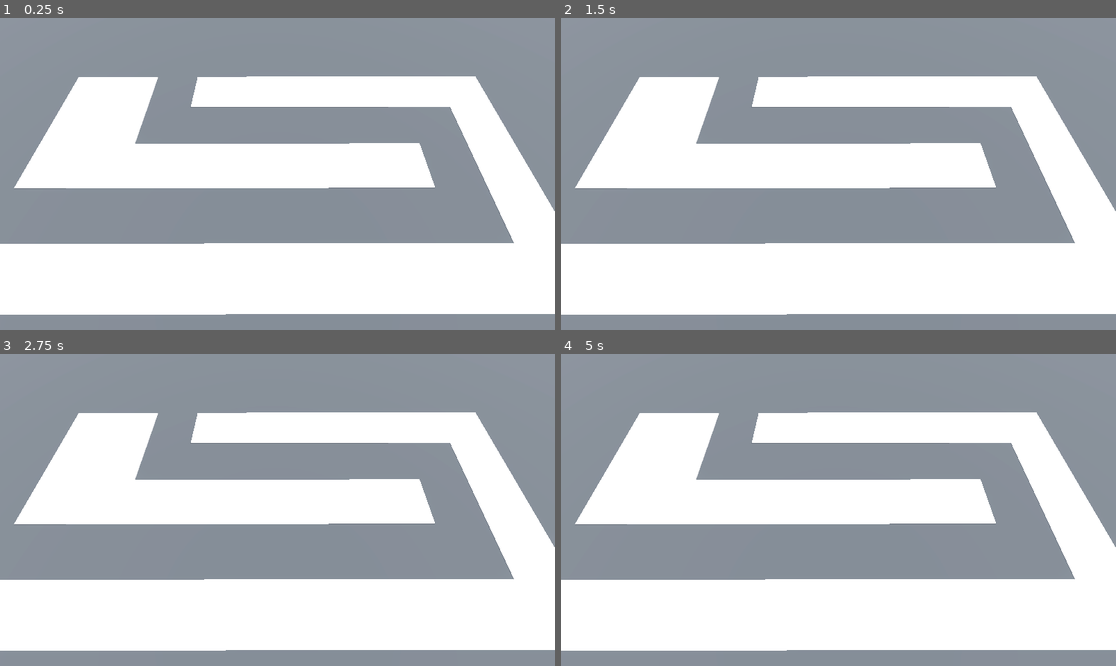
Above: before the commit, frames 1-4 (two rows, left to right).
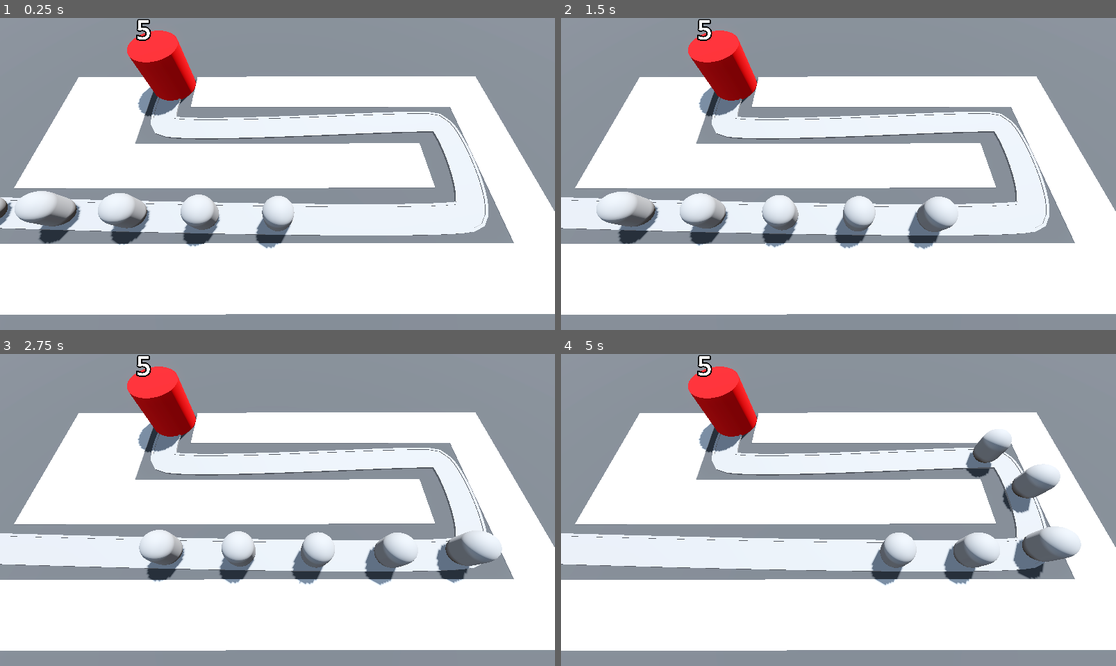
Above: after the commit, the same moments.

Repository: fFukurou/ProjectBlaster
Game: Godot game, scene res://BaseLevel.tscn
The game is run twice, just before and just after one commit, with the same random seed, the same clock (stepped at 60 frames per second) and the same inputs. Before the commit the project has no main scene; this scene is started directly in both runs.
Inputs:
- Up to frame 1 (0.25 s): no input
- Up to frame 2 (1.5 s): no input
- Up to frame 3 (2.75 s): no input
- Up to frame 4 (5 s): no input

The runs differ from the first frame. In frame 1, 17% of the frame differs, in the area x 0-88%, y 0-74%; in frame 2, 17%; in frame 3, 17%; in frame 4, 18%, in the area x 0-94%, y 0-75%.

Commit message:
created base, enemy, base health...

Diff:
--- /dev/null
+++ b/Base/base.gd
@@ -0,0 +1,24 @@
+extends Node3D
+
+@export var max_health: int = 5
+
+var current_health: int:
+	set(health_in):
+		current_health = health_in
+		print("health was changed")
+		label_3d.text = str(current_health)
+		if current_health < 1:
+			get_tree().reload_current_scene()
+
+
+
+
+@onready var label_3d: Label3D = $Label3D
+
+func _ready() -> void:
+	current_health = max_health
+
+
+func take_damage() -> void:
+	print("damage dealt to base! ")
+	self.current_health -= 1
--- /dev/null
+++ b/Base/base.tscn
@@ -0,0 +1,24 @@
+[gd_scene load_steps=3 format=3 uid="uid://c0o5gvdayjtv8"]
+
+[ext_resource type="Script" path="res://Base/base.gd" id="1_shdvu"]
+
+[sub_resource type="StandardMaterial3D" id="StandardMaterial3D_vmedr"]
+albedo_color = Color(0.886275, 0, 0.0196078, 1)
+
+[node name="Base" type="Node3D" groups=["base"]]
+transform = Transform3D(1, 0, 0, 0, 1, 0, 0, 0, 1, -10.02, 0, -6.771)
+script = ExtResource("1_shdvu")
+
+[node name="CSGCylinder3D" type="CSGCylinder3D" parent="."]
+transform = Transform3D(1, 0, 0, 0, 1, 0, 0, 0, 1, 0, 2, 0)
+radius = 2.0
+height = 4.0
+sides = 32
+material = SubResource("StandardMaterial3D_vmedr")
+
+[node name="Label3D" type="Label3D" parent="."]
+transform = Transform3D(1, 0, 0, 0, 1, 0, 0, 0, 1, 0, 5.25, 0)
+billboard = 1
+text = "Health"
+font_size = 400
+outline_size = 80
--- a/BaseLevel.tscn
+++ b/BaseLevel.tscn
@@ -1,6 +1,8 @@
-[gd_scene load_steps=7 format=3 uid="uid://ed8oybvj24yl"]
+[gd_scene load_steps=9 format=3 uid="uid://ed8oybvj24yl"]
 
 [ext_resource type="MeshLibrary" uid="uid://b14y56dyy8y4r" path="res://MeshLibraries/SpaceLibrary.tres" id="1_8plsj"]
+[ext_resource type="PackedScene" uid="uid://xgqiqel5mbqu" path="res://Enemy/enemy.tscn" id="2_653x6"]
+[ext_resource type="PackedScene" uid="uid://c0o5gvdayjtv8" path="res://Base/base.tscn" id="3_dv1gu"]
 
 [sub_resource type="ProceduralSkyMaterial" id="ProceduralSkyMaterial_e34pd"]
 sky_horizon_color = Color(0.64625, 0.65575, 0.67075, 1)
@@ -54,14 +56,62 @@
 [node name="Path3D" type="Path3D" parent="."]
 curve = SubResource("Curve3D_t0nvv")
 
-[node name="CSGPolygon3D" type="CSGPolygon3D" parent="Path3D"]
+[node name="Road" type="CSGPolygon3D" parent="Path3D"]
+polygon = PackedVector2Array(-1, 0, -1, 0.1, 1, 0.1, 1, 0)
 mode = 2
-path_node = NodePath("")
+path_node = NodePath("..")
 path_interval_type = 0
-path_interval = 1.0
+path_interval = 0.5
 path_simplify_angle = 0.0
 path_rotation = 2
 path_local = false
 path_continuous_u = true
 path_u_distance = 1.0
 path_joined = false
+
+[node name="RightEdge" type="CSGPolygon3D" parent="Path3D"]
+polygon = PackedVector2Array(0.9, 0, 0.9, 0.15, 1.1, 0.15, 1.1, 0)
+mode = 2
+path_node = NodePath("..")
+path_interval_type = 0
+path_interval = 0.5
+path_simplify_angle = 0.0
+path_rotation = 2
+path_local = false
+path_continuous_u = true
+path_u_distance = 1.0
+path_joined = false
+
+[node name="LeftEdge" type="CSGPolygon3D" parent="Path3D"]
+polygon = PackedVector2Array(-1.1, 0, -1.1, 0.15, -0.9, 0.15, -0.9, 0)
+mode = 2
+path_node = NodePath("..")
+path_interval_type = 0
+path_interval = 0.5
+path_simplify_angle = 0.0
+path_rotation = 2
+path_local = false
+path_continuous_u = true
+path_u_distance = 1.0
+path_joined = false
+
+[node name="Enemy" parent="Path3D" instance=ExtResource("2_653x6")]
+transform = Transform3D(-0.00851625, 0, -0.999963, 0, 1, 0, 0.999963, 0, -0.00851625, -21.1798, 0, 5.81204)
+
+[node name="Enemy2" parent="Path3D" instance=ExtResource("2_653x6")]
+transform = Transform3D(-0.0290395, 0, -0.999577, 0, 1, 0, 0.999577, 0, -0.0290395, -16.1823, 0, 5.96533)
+progress = 5.0
+
+[node name="Enemy3" parent="Path3D" instance=ExtResource("2_653x6")]
+transform = Transform3D(-0.0259795, 0, -0.999662, 0, 1, 0, 0.999662, 0, -0.0259795, -11.1842, 0, 6.10301)
+progress = 10.0
+
+[node name="Enemy4" parent="Path3D" instance=ExtResource("2_653x6")]
+transform = Transform3D(-0.0222944, 0, -0.999751, 0, 1, 0, 0.999751, 0, -0.0222944, -6.18556, 0, 6.22409)
+progress = 15.0
+
+[node name="Enemy5" parent="Path3D" instance=ExtResource("2_653x6")]
+transform = Transform3D(-0.0172068, 0, -0.999851, 0, 1, 0, 0.999851, 0, -0.0172068, -1.18648, 0, 6.32367)
+progress = 20.0
+
+[node name="Base" parent="." instance=ExtResource("3_dv1gu")]
--- /dev/null
+++ b/Enemy/enemy.gd
@@ -0,0 +1,17 @@
+extends PathFollow3D
+
+@export var speed: float = 2.5
+
+@onready var base = get_tree().get_first_node_in_group("base")
+
+# Called when the node enters the scene tree for the first time.
+func _ready() -> void:
+	pass # Replace with function body.
+
+
+# Called every frame. 'delta' is the elapsed time since the previous frame.
+func _process(delta: float) -> void:
+	self.progress += delta * speed
+	if self.progress_ratio == 1.0:
+		base.take_damage()
+		set_process(false)
--- /dev/null
+++ b/Enemy/enemy.tscn
@@ -0,0 +1,17 @@
+[gd_scene load_steps=3 format=3 uid="uid://xgqiqel5mbqu"]
+
+[ext_resource type="Script" path="res://Enemy/enemy.gd" id="1_47maq"]
+
+[sub_resource type="CapsuleMesh" id="CapsuleMesh_48f0q"]
+radius = 1.0
+height = 3.0
+
+[node name="Enemy" type="PathFollow3D"]
+transform = Transform3D(-0.00851624, 0, -0.999963, 0, 1, 0, 0.999963, 0, -0.00851624, 0, 0, 0)
+loop = false
+script = ExtResource("1_47maq")
+speed = 5.0
+
+[node name="MeshInstance3D" type="MeshInstance3D" parent="."]
+transform = Transform3D(1, 0, 0, 0, 1, 0, 0, 0, 1, 0, 1.5, 0)
+mesh = SubResource("CapsuleMesh_48f0q")
--- a/project.godot
+++ b/project.godot
@@ -11,5 +11,10 @@
 [application]
 
 config/name="BarbarianBlaster"
+run/main_scene="res://BaseLevel.tscn"
 config/features=PackedStringArray("4.3", "Forward Plus")
 config/icon="res://icon.svg"
+
+[global_group]
+
+base=""
Not shown: 4 places in MeshLibraries/SpaceLibrary.tres that only renumber resources
